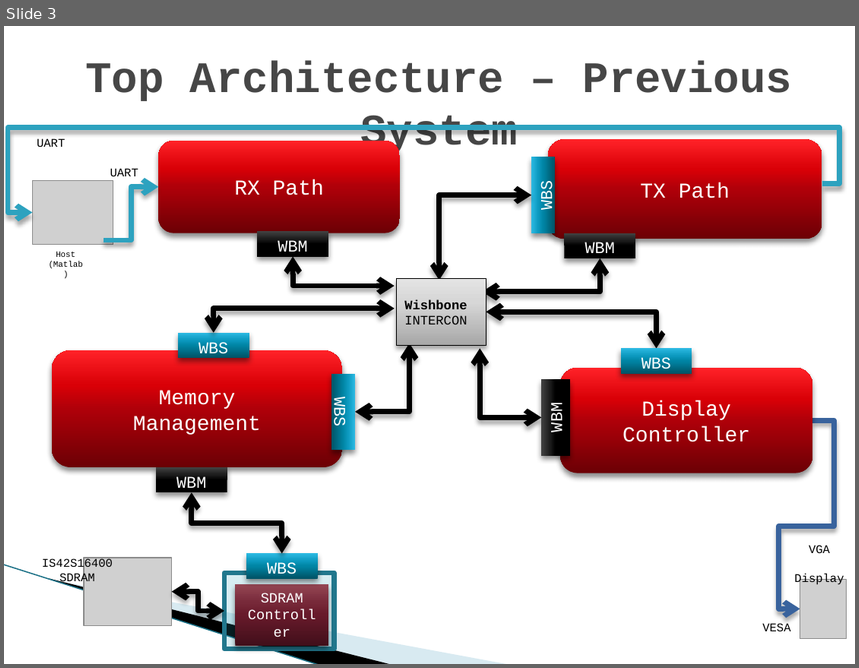
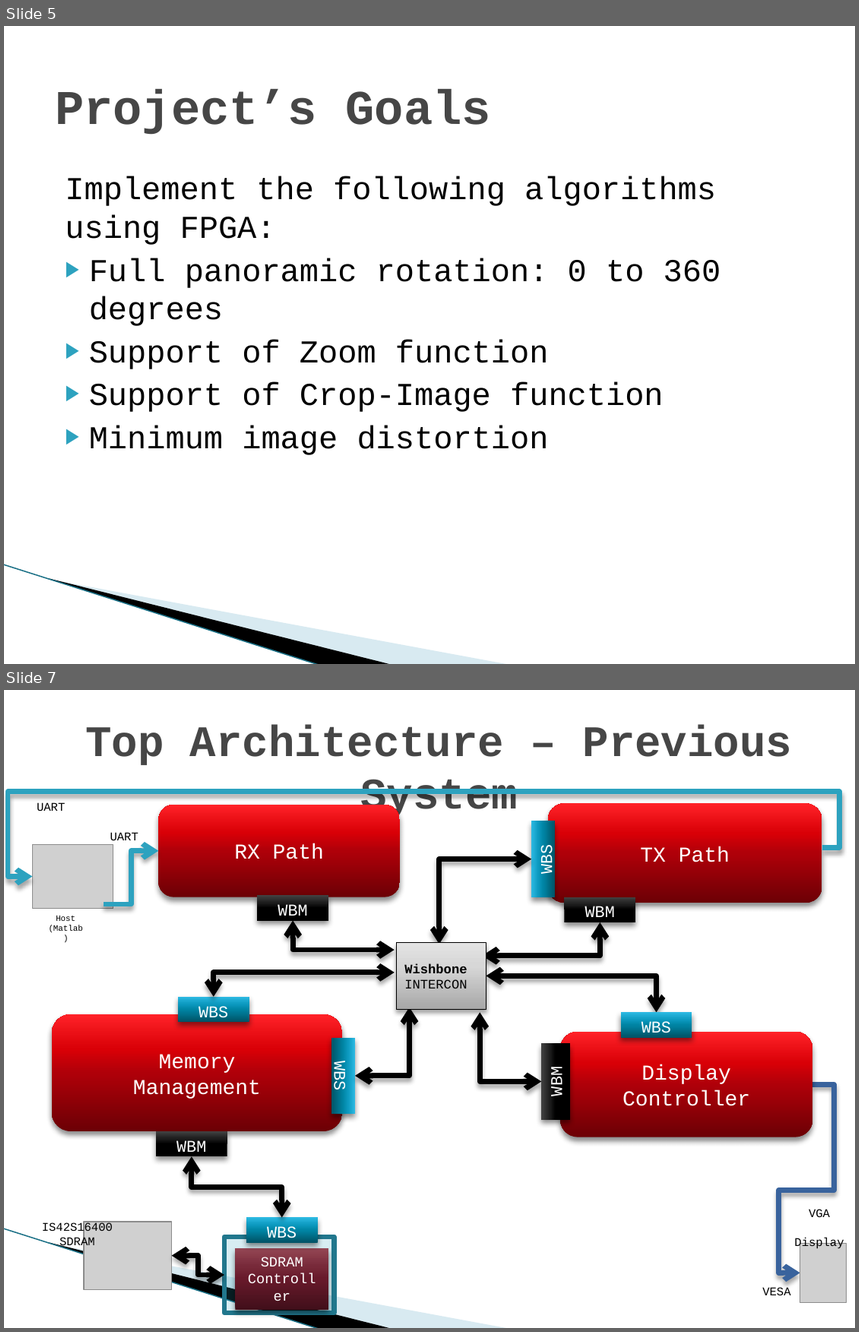
Before and after one commit to shizzz88/image-rotation-technion-ee, a slide deck: Presentation/Mid_Presentation.pptx. Shown one above the other, each under a label of ours: slide 3 before the commit, slides 5 and 7 after it; the slides between them are not shown. The pictures are 859x668 and 859x1332 pixels, drawn with LibreOffice and Linux fonts; fonts in the diff are those of the drawing; grey boxes stand for pictures; background and template pictures are left out. Boxes give left, top, right and bottom in pixels: in the first picture for what was removed or moved away, otherwise in the second. Text is boxed around its words. In the diff, an @@ line names an element or a change of style, - is before the commit and + after.

```diff
--- a/Presentation/Mid_Presentation.pptx
+++ b/Presentation/Mid_Presentation.pptx
@@ slide 5 added at (4,26,855,664), background #FFFFFF; not listed: 3 template elements that a slide beside it also shows @@
@@ title added at (55,89,491,135), 41 pt, text #464646, bold @@
+Project’s Goals
@@ text added at (65,176,721,455), 27 pt, text #000000 @@
+Implement the following algorithms using FPGA:
+▶ Full panoramic rotation: 0 to 360 degrees
+▶ Support of Zoom function
+▶ Support of Crop-Image function
+▶ Minimum image distortion
@@ what was slide 3 is now slide 7 @@
```
Also in this commit, not shown: 9 slides changed, 5 other slides added.
